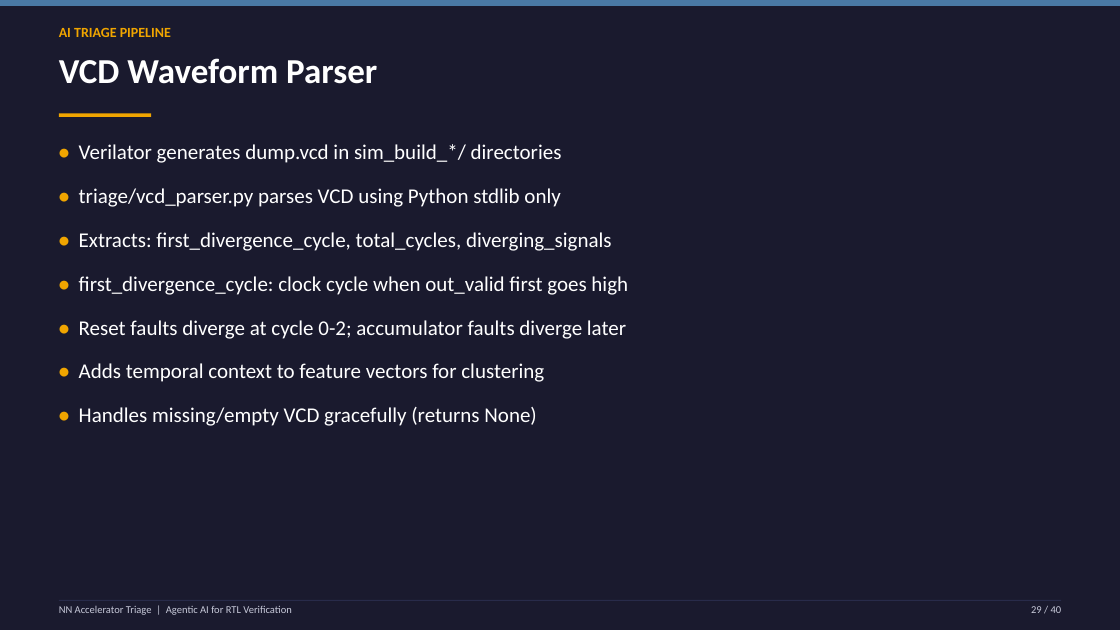
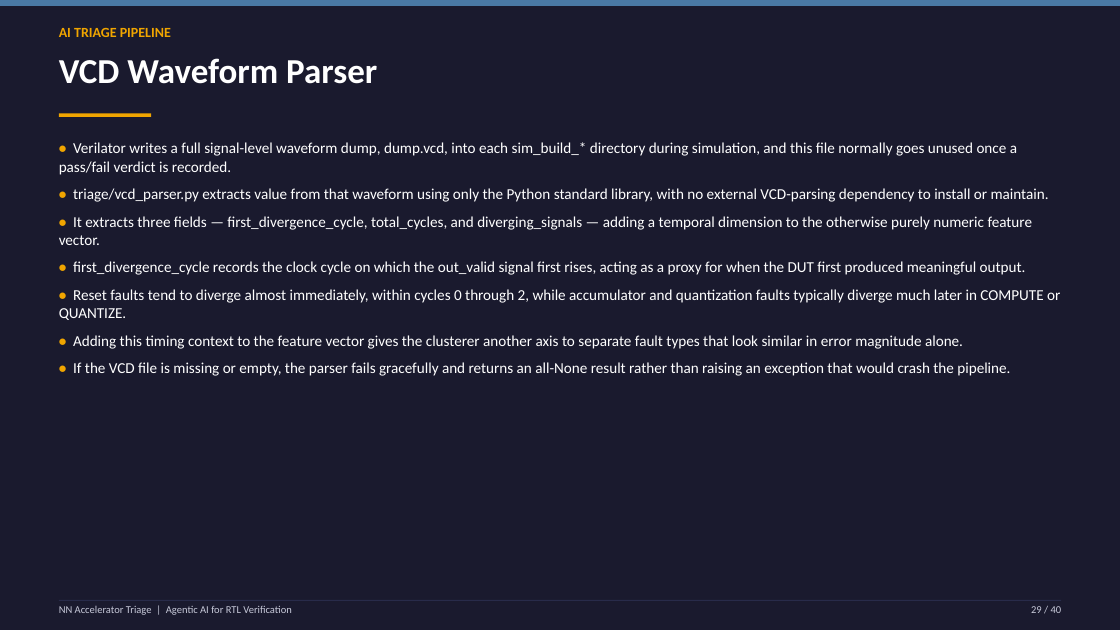
Before and after one commit to Sumedh350/nn-accel-triage, a slide deck: slide 29 of reports/nn_accel_triage_presentation.pptx. Drawn at 1120x630 pixels with LibreOffice and Linux fonts; fonts in the diff are those of the drawing. Boxes give left, top, right and bottom in pixels: in the first picture for what was removed or moved away, otherwise in the second. Text is boxed around its words. In the diff, an @@ line names an element or a change of style, - is before the commit and + after.

```diff
--- a/reports/nn_accel_triage_presentation.pptx
+++ b/reports/nn_accel_triage_presentation.pptx
@@ text at box(59, 142, 1060, 376): text changed; size 18 to 13 pt @@
-• Verilator generates dump.vcd in sim_build_*/ directories
-• triage/vcd_parser.py parses VCD using Python stdlib only
-• Extracts: first_divergence_cycle, total_cycles, diverging_signals
-• first_divergence_cycle: clock cycle when out_valid first goes high
-• Reset faults diverge at cycle 0-2; accumulator faults diverge later
-• Adds temporal context to feature vectors for clustering
-• Handles missing/empty VCD gracefully (returns None)
+• Verilator writes a full signal-level waveform dump, dump.vcd, into each sim_build_* directory during simulation, and this file normally goes unused once a pass/fail verdict is recorded.
+• triage/vcd_parser.py extracts value from that waveform using only the Python standard library, with no external VCD-parsing dependency to install or maintain.
+• It extracts three fields — first_divergence_cycle, total_cycles, and diverging_signals — adding a temporal dimension to the otherwise purely numeric feature vector.
+• first_divergence_cycle records the clock cycle on which the out_valid signal first rises, acting as a proxy for when the DUT first produced meaningful output.
+• Reset faults tend to diverge almost immediately, within cycles 0 through 2, while accumulator and quantization faults typically diverge much later in COMPUTE or QUANTIZE.
+• Adding this timing context to the feature vector gives the clusterer another axis to separate fault types that look similar in error magnitude alone.
+• If the VCD file is missing or empty, the parser fails gracefully and returns an all-None result rather than raising an exception that would crash the pipeline.
```
Also in this commit, not shown: 36 other slides changed.
